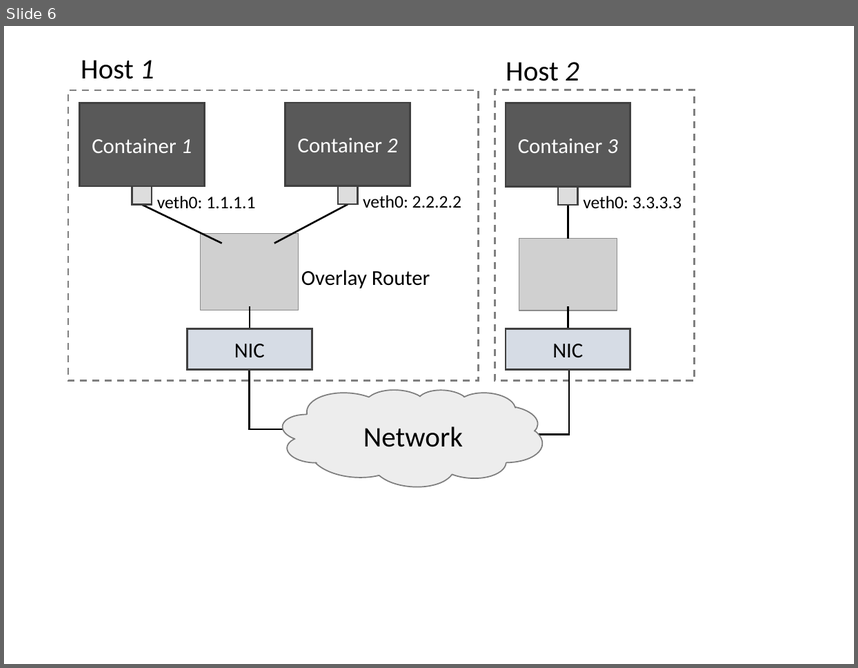
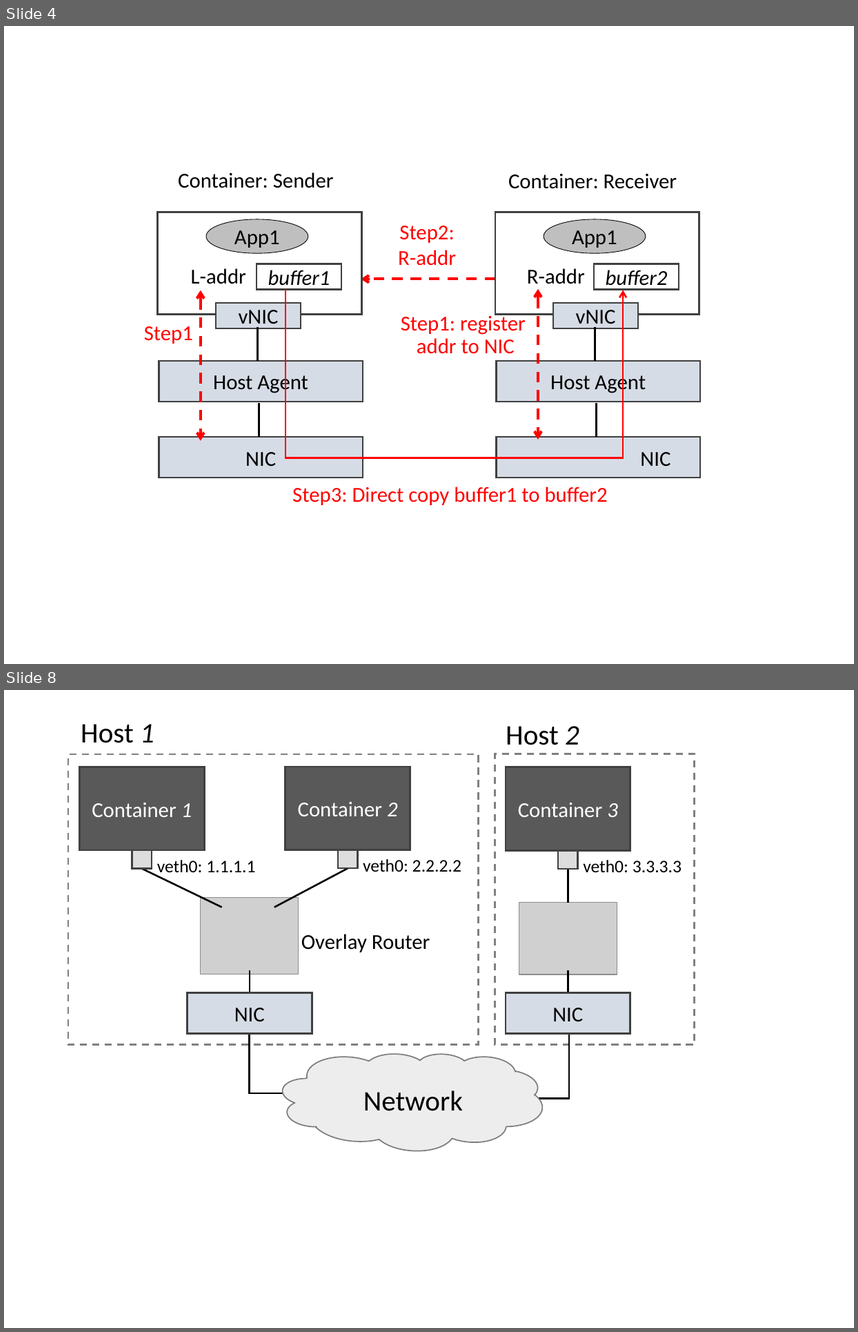
Before and after one commit to lampson0505/freeflow-hotnets16, a slide deck: figures/figures.pptx. Shown one above the other, each under a label of ours: slide 6 before the commit, slides 4 and 8 after it; the slides between them are not shown. The pictures are 858x668 and 858x1332 pixels, drawn with LibreOffice and Linux fonts; fonts in the diff are those of the drawing; grey boxes stand for pictures. Boxes give left, top, right and bottom in pixels: in the first picture for what was removed or moved away, otherwise in the second. Text is boxed around its words. In the diff, an @@ line names an element or a change of style, - is before the commit and + after.

```diff
--- a/figures/figures.pptx
+++ b/figures/figures.pptx
@@ slide 4 added at box(4, 26, 854, 664), background #FFFFFF @@
@@ text added at box(178, 172, 334, 188), 18 pt, text #000000 @@
+Container: Sender
@@ text added at box(508, 174, 677, 189), 18 pt, text #000000 @@
+Container: Receiver
@@ text added at box(398, 225, 456, 265), 18 pt, text #FF0000 @@
+Step2:
+R-addr
@@ double arrow added from (201, 290) to (201, 441), #FF0000 2.25 pt dashed @@
@@ elbow arrow added from (286, 289) to (623, 290), #FF0000 1.5 pt @@
@@ arrow added from (495, 279) to (361, 279), #FF0000 2.25 pt dashed @@
@@ double arrow added from (538, 289) to (538, 439), #FF0000 2.25 pt dashed @@
@@ text added at box(401, 312, 526, 354), 18 pt, text #FF0000 @@
+Step1: register
+addr to NIC
@@ text added at box(144, 326, 193, 343), 18 pt, text #FF0000 @@
+Step1
@@ group added at box(158, 212, 363, 477): 5 rectangles, 2 lines, 1 ellipse, 1 text @@
+vNIC
+Host Agent
+App1
+buffer1
+L-addr
+NIC
@@ group added at box(495, 212, 700, 477): 5 rectangles, 2 lines, 1 ellipse, 1 text @@
+vNIC
+Host Agent
+App1
+buffer2
+R-addr
+NIC
@@ text added at box(292, 486, 608, 505), 18 pt, text #FF0000 @@
+Step3: Direct copy buffer1 to buffer2
@@ what was slide 6 is now slide 8 @@
```
Also in this commit, not shown: 4 slides changed, 2 other slides added, 1 slide removed, 4 other files.
